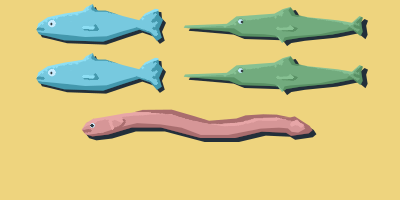
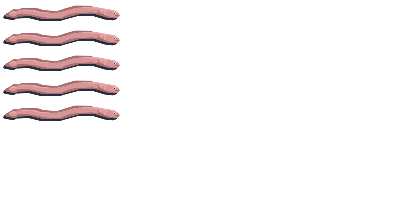
Layered file, before and after one edit (400x200). Changes by layer:
removed layer "fish l5.png" over [81, 109, 317, 142]
removed layer "fish l4.png #1" over [183, 6, 368, 47]
removed layer "fish l4.png" over [183, 55, 368, 96]
removed layer "fish l3.png #1" over [36, 53, 166, 94]
added layer "fish preset 6" above "fish preset 5" over [3, 5, 120, 121]
renamed "fish l3.png" to "fish preset 1", hid it, painted on it over [1, 3, 222, 122]
hid "Hintergrund" over [0, 0, 400, 200]
